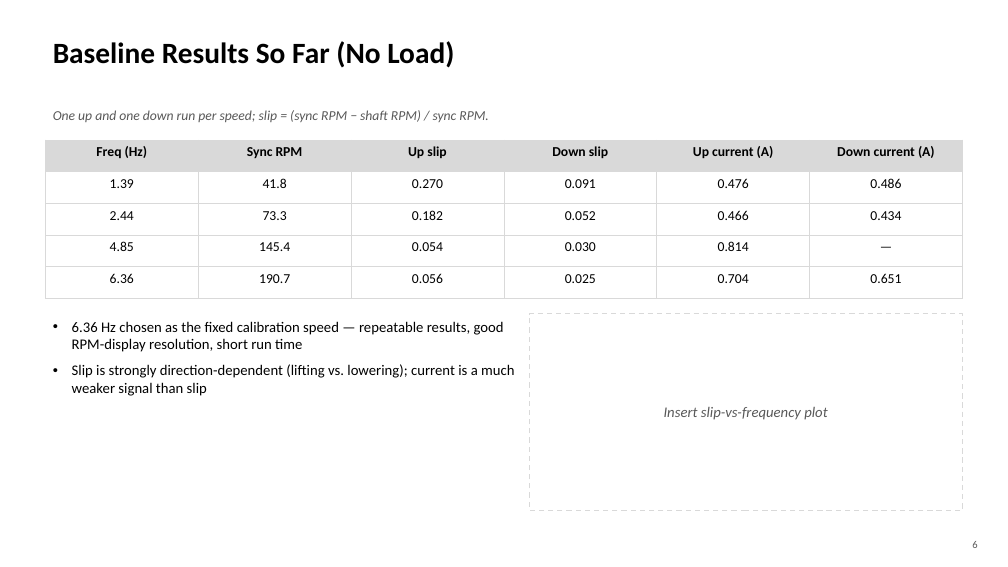
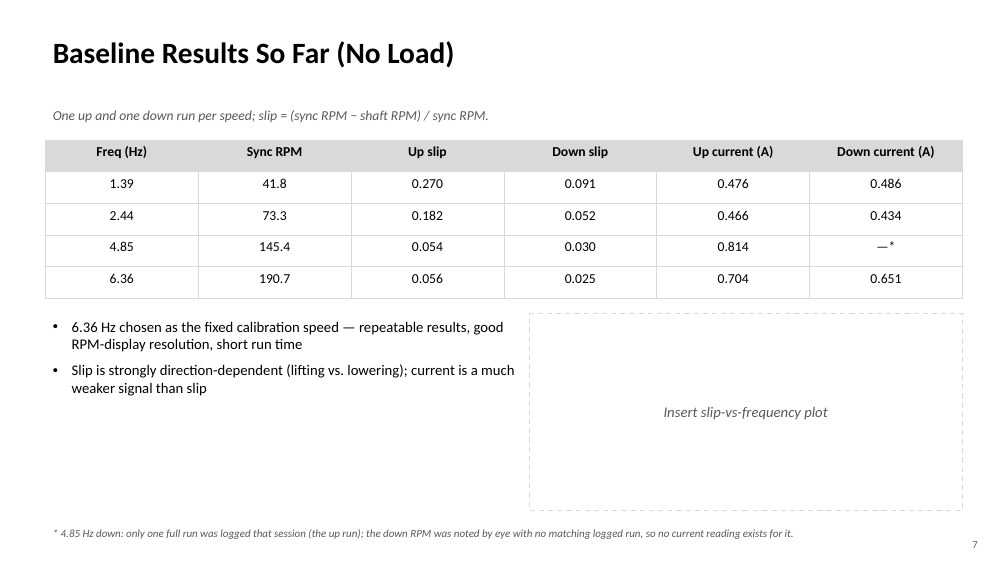
Before and after one commit to David-4529/Capstone, a slide deck: slide 7 of docs/Capstone_Progress_Update.pptx (slide 6 before the commit). Drawn at 1008x567 pixels with LibreOffice and Linux fonts; fonts in the diff are those of the drawing. Boxes give left, top, right and bottom in pixels: in the first picture for what was removed or moved away, otherwise in the second. Text is boxed around its words. In the diff, an @@ line names an element or a change of style, - is before the commit and + after.

```diff
--- a/docs/Capstone_Progress_Update.pptx
+++ b/docs/Capstone_Progress_Update.pptx
@@ table at [45,140,962,287] @@
-row 4, column 6: —
+row 4, column 6: —*
@@ text added at [61,529,794,539], 10.5 pt, text #595959, italic @@
+* 4.85 Hz down: only one full run was logged that session (the up run); the down RPM was noted by eye with no matching logged run, so no current reading exists for it.
@@ text at [972,541,977,548]: text changed @@
-6
+7
```
Also in this commit, not shown: 4 other slides changed, 2 slides added.
